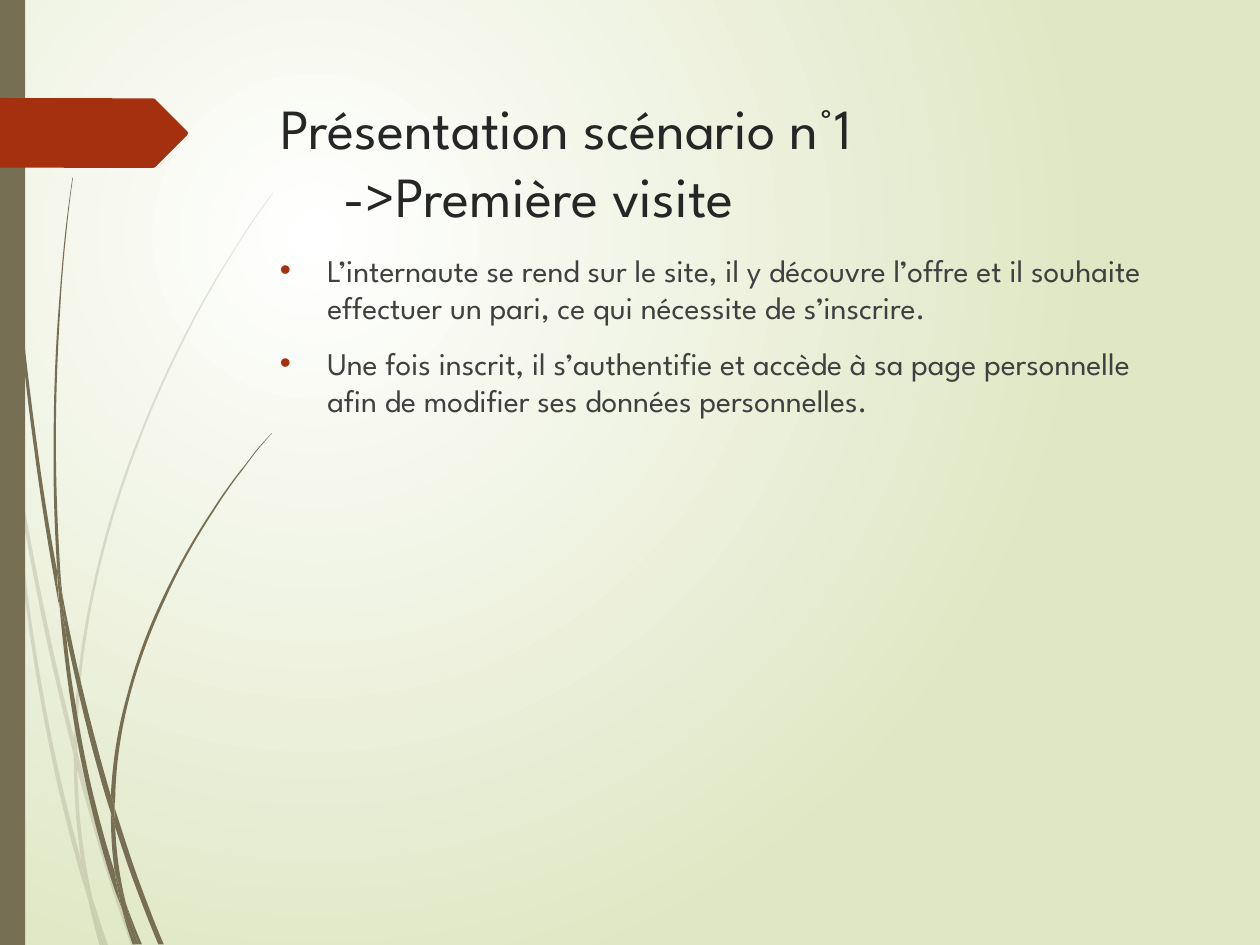
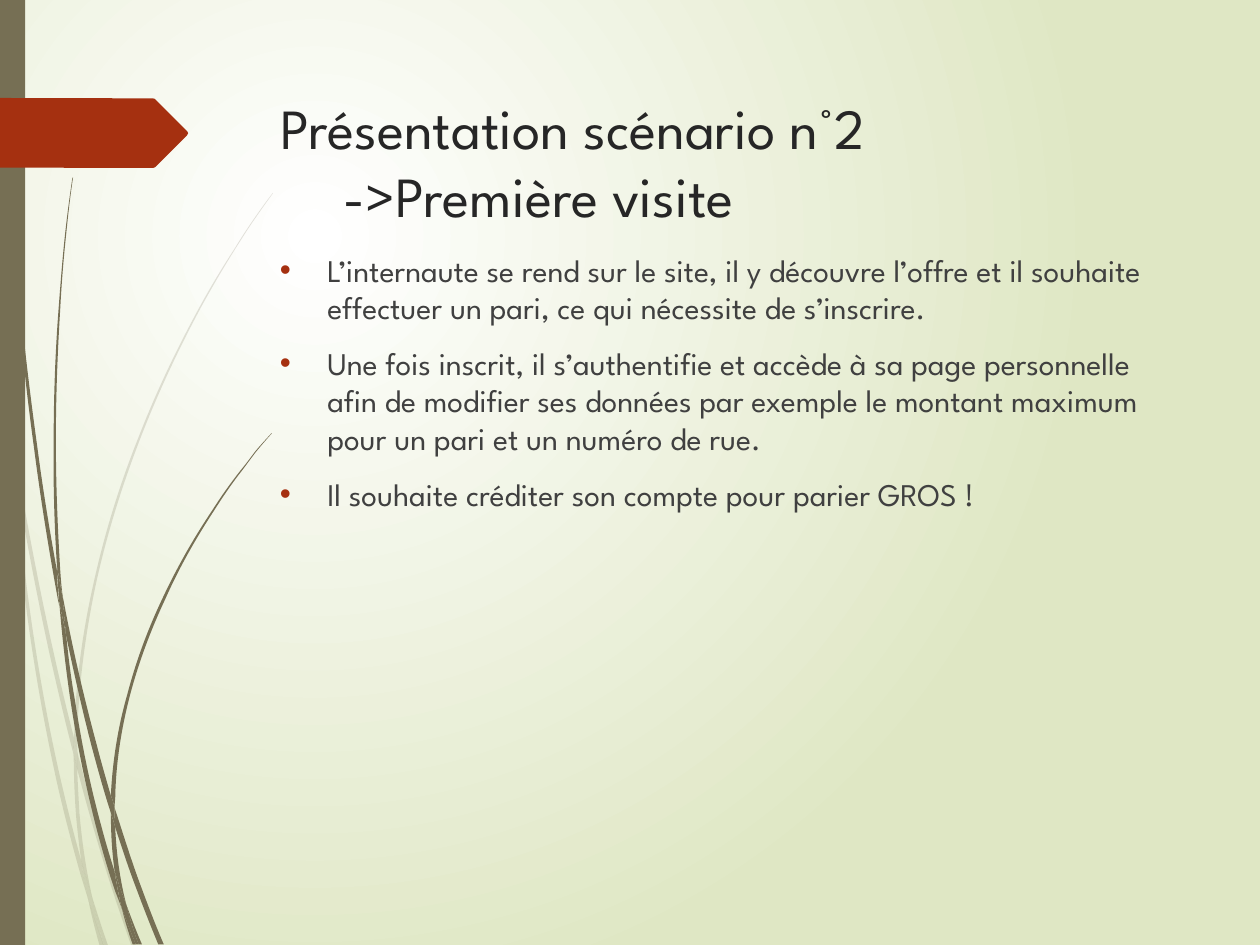
Before and after one commit to LudoRoot/WeBet_JBL, a slide deck: slide 18 of Présentation/Présentation WeBet_JBL.pptx (slide 12 before the commit). Drawn at 1260x945 pixels with LibreOffice and Linux fonts; fonts in the diff are those of the drawing. Boxes give left, top, right and bottom in pixels: in the first picture for what was removed or moved away, otherwise in the second. Text is boxed around its words. In the diff, an @@ line names an element or a change of style, - is before the commit and + after.

```diff
--- a/Présentation/Présentation WeBet_JBL.pptx
+++ b/Présentation/Présentation WeBet_JBL.pptx
@@ title at box(281, 110, 866, 218): text changed @@
-Présentation scénario n°1
-->Première visite
+Présentation scénario n°2
+->Première visite
@@ text at box(327, 353, 1137, 513): text changed @@
-• Une fois inscrit, il s’authentifie et accède à sa page personnelle afin de modifier ses données personnelles.
+• Une fois inscrit, il s’authentifie et accède à sa page personnelle afin de modifier ses données par exemple le montant maximum pour un pari et un numéro de rue.
+• Il souhaite créditer son compte pour parier GROS !
```
Also in this commit, not shown: 10 other slides changed, 4 slides added, 1 slide removed, 5 other files.
